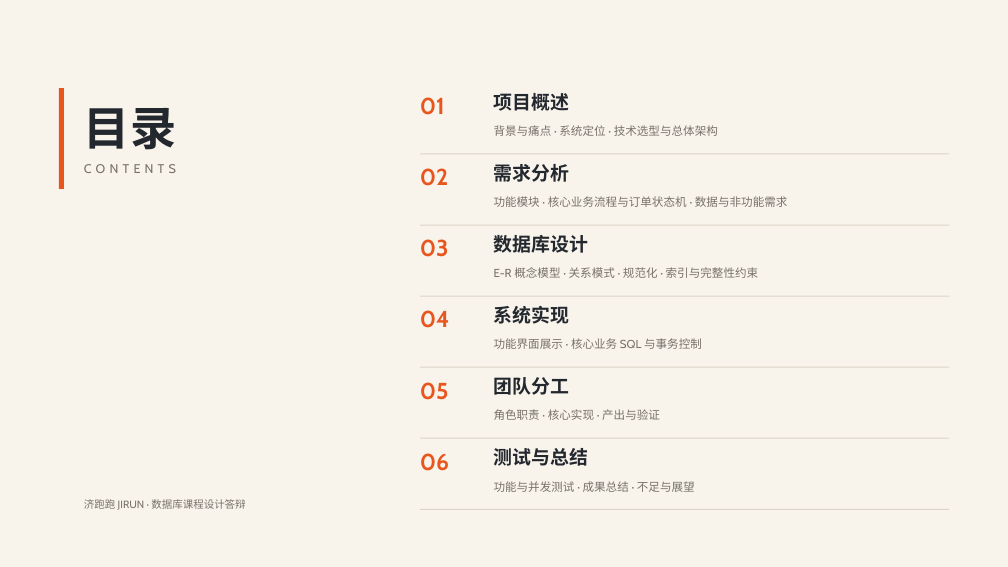
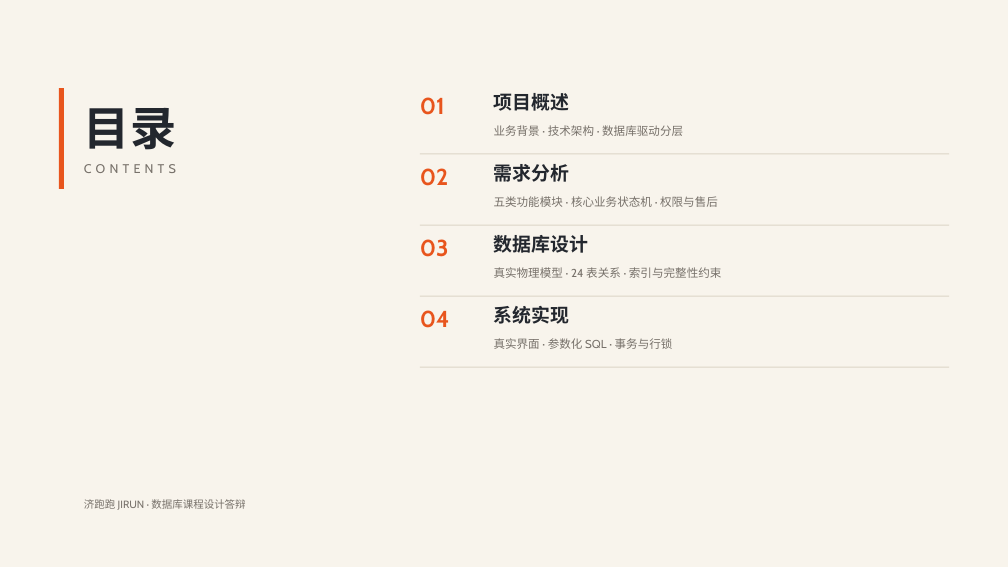
Before and after one commit to CampusDelivery-Team/campus-delivery, a slide deck: slide 2 of docs/校园综合跑腿与代取服务管理系统-课程设计答辩.pptx. Drawn at 1008x567 pixels with LibreOffice and Linux fonts; fonts in the diff are those of the drawing. Boxes give left, top, right and bottom in pixels: in the first picture for what was removed or moved away, otherwise in the second. Text is boxed around its words. In the diff, an @@ line names an element or a change of style, - is before the commit and + after.

```diff
--- a/docs/校园综合跑腿与代取服务管理系统-课程设计答辩.pptx
+++ b/docs/校园综合跑腿与代取服务管理系统-课程设计答辩.pptx
@@ text at bbox=[494, 125, 683, 136]: text changed @@
-背景与痛点 · 系统定位 · 技术选型与总体架构
+业务背景 · 技术架构 · 数据库驱动分层
@@ text at bbox=[494, 196, 718, 207]: text changed @@
-功能模块 · 核心业务流程与订单状态机 · 数据与非功能需求
+五类功能模块 · 核心业务状态机 · 权限与售后
@@ text at bbox=[494, 267, 722, 278]: text changed @@
-E-R 概念模型 · 关系模式 · 规范化 · 索引与完整性约束
+真实物理模型 · 24 表关系 · 索引与完整性约束
@@ text at bbox=[494, 338, 673, 349]: text changed @@
-功能界面展示 · 核心业务 SQL 与事务控制
+真实界面 · 参数化 SQL · 事务与行锁
@@ text removed at bbox=[420, 382, 449, 400] @@
-05
@@ text removed at bbox=[493, 377, 569, 395] @@
-团队分工
@@ text removed at bbox=[494, 409, 660, 420] @@
-角色职责 · 核心实现 · 产出与验证
@@ rectangle removed at bbox=[420, 438, 950, 439] @@
@@ text removed at bbox=[493, 448, 587, 466] @@
-测试与总结
@@ text removed at bbox=[420, 453, 449, 471] @@
-06
@@ rectangle removed at bbox=[420, 509, 950, 510] @@
@@ text removed at bbox=[494, 481, 695, 492] @@
-功能与并发测试 · 成果总结 · 不足与展望
```
Also in this commit, not shown: 15 other slides changed, 28 slides removed, 4 other files.
